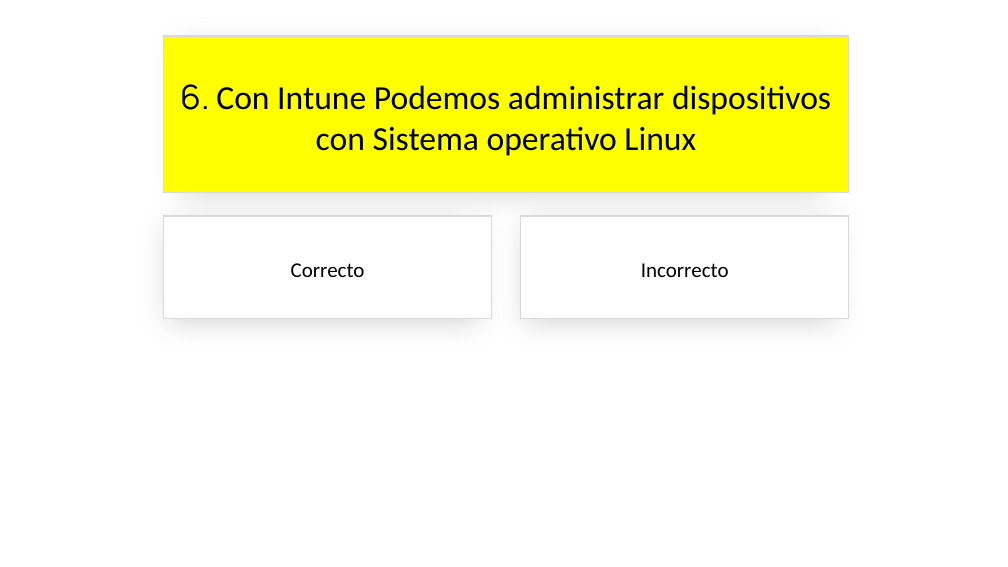
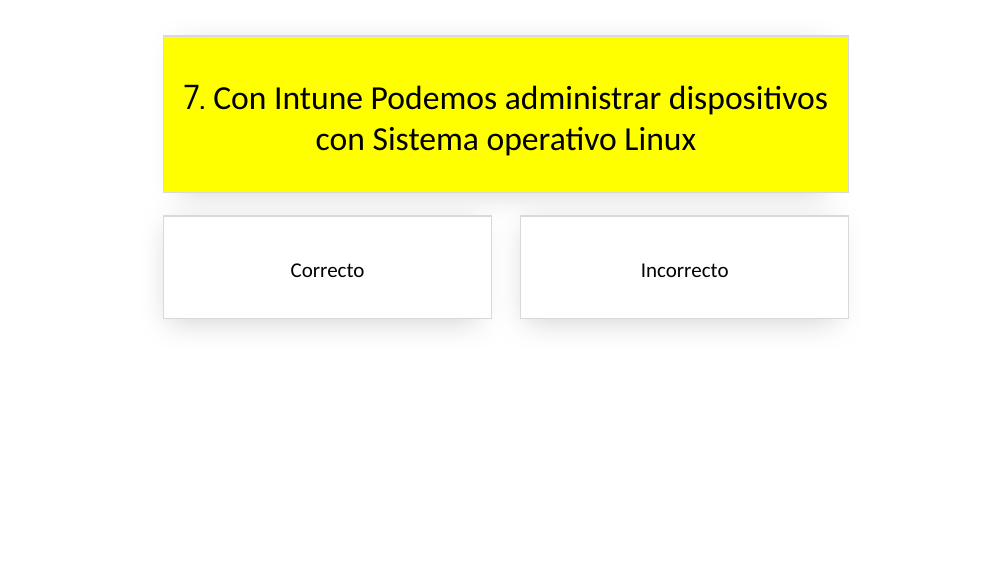
Before and after one commit to jsuarezruiz/SevillaDotNetConf2023, a slide deck: slide 15 of sevilladotnetconf-close.pptx (slide 13 before the commit). Drawn at 1008x567 pixels with LibreOffice and Linux fonts; fonts in the diff are those of the drawing. Boxes give left, top, right and bottom in pixels: in the first picture for what was removed or moved away, otherwise in the second. Text is boxed around its words. In the diff, an @@ line names an element or a change of style, - is before the commit and + after.

```diff
--- a/sevilladotnetconf-close.pptx
+++ b/sevilladotnetconf-close.pptx
@@ text in rectangle at (183, 84, 828, 156): text changed @@
-6. Con Intune Podemos administrar dispositivos con Sistema operativo Linux
+7. Con Intune Podemos administrar dispositivos con Sistema operativo Linux
```
Also in this commit, not shown: 18 other slides changed, 8 slides added, 1 other file.
